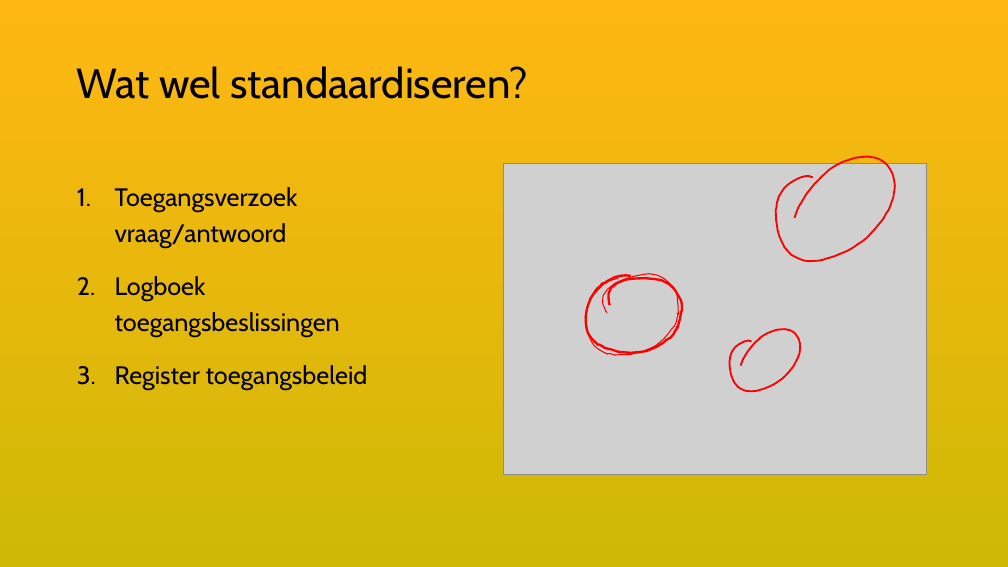
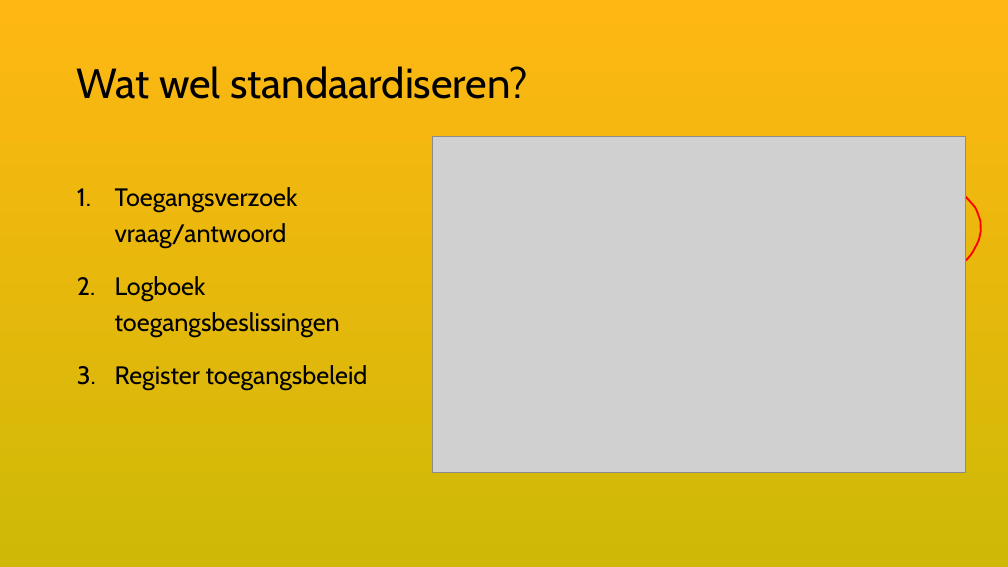
Before and after one commit to VNG-Realisatie/ftv, a slide deck: slide 22 of static/documents/20261118-keten-privacy-officers-JenV.pptx. Drawn at 1008x567 pixels with LibreOffice and Linux fonts; fonts in the diff are those of the drawing; grey boxes stand for pictures. Boxes give left, top, right and bottom in pixels: in the first picture for what was removed or moved away, otherwise in the second. Text is boxed around its words. In the diff, an @@ line names an element or a change of style, - is before the commit and + after.

```diff
--- a/static/documents/20261118-keten-privacy-officers-JenV.pptx
+++ b/static/documents/20261118-keten-privacy-officers-JenV.pptx
@@ picture: place and size @@
-picture at (504,163,927,475)
+picture at (433,137,966,473)
@@ freeform shape at (814,136,1000,323): rotation 337 to 42 degrees; outline redrawn @@
@@ freeform shape removed at (575,263,690,365) @@
@@ freeform shape removed at (586,275,682,352) @@
@@ freeform shape removed at (721,321,812,398) @@
```
Also in this commit, not shown: 4 other slides changed, 1 slide removed, 1 other file.
